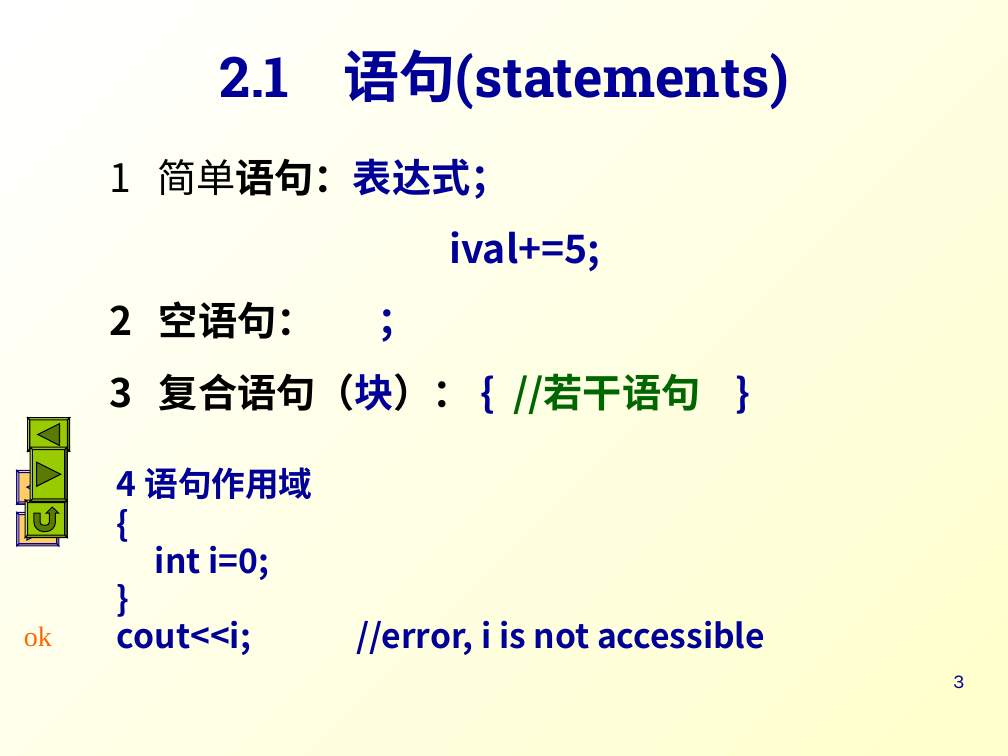
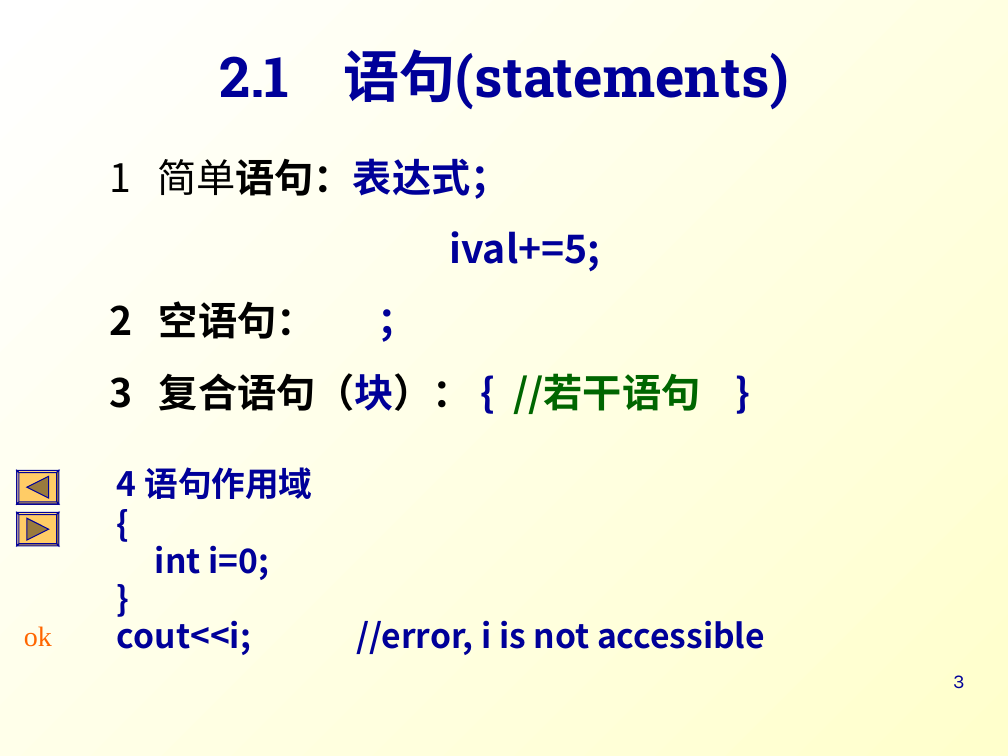
Before and after one commit to Changhe160/Changhe160.github.io, a slide deck: slide 3 of teachingRes/Cplusplus/unit02控制结构.ppt. Drawn at 1008x756 pixels with LibreOffice and Linux fonts; fonts in the diff are those of the drawing. Boxes give left, top, right and bottom in pixels: in the first picture for what was removed or moved away, otherwise in the second. Text is boxed around its words. In the diff, an @@ line names an element or a change of style, - is before the commit and + after.

```diff
--- a/teachingRes/Cplusplus/unit02控制结构.ppt
+++ b/teachingRes/Cplusplus/unit02控制结构.ppt
@@ freeform shape removed at [27, 417, 70, 451] @@
@@ freeform shape removed at [30, 448, 68, 502] @@
@@ freeform shape removed at [25, 500, 68, 537] @@
```
Also in this commit, not shown: 15 other slides changed, 1 slide removed, 1 other file.
